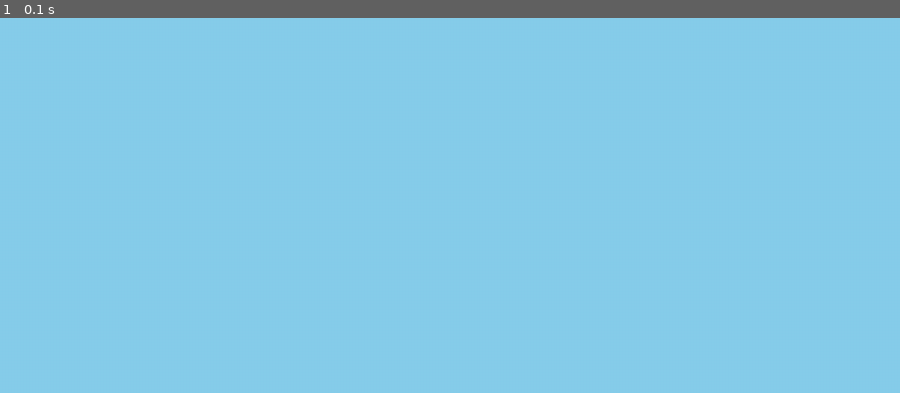
Above: before the commit, frame 1.
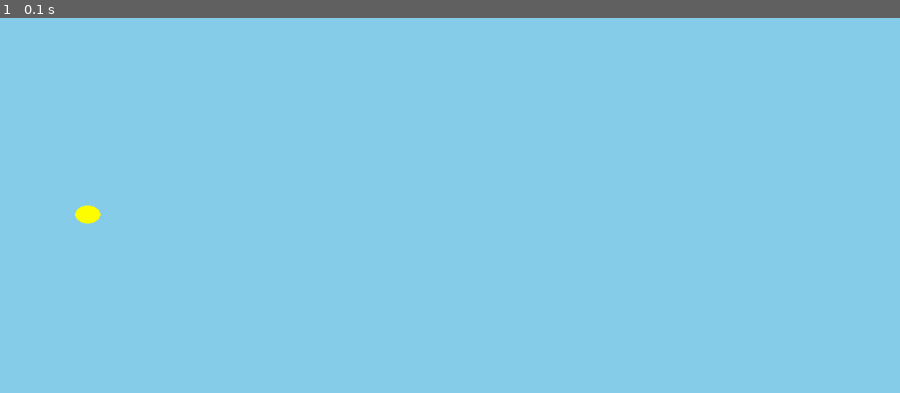
Above: after the commit, the same moment.

Repository: SALMANUDDIN-TALHA-MOHD/flappy-bird-pygame
Game: pygame game, started from run_game.py
Two runs of this game, one before a commit and one after it. Both use one fixed random seed, a clock stepped at 60 frames per second and the inputs below.
Inputs:
- Up to frame 1 (0.1 s): no input

The runs differ from the first frame. In frame 1, 0.1% of the frame differs, in the area x 8-12%, y 49-55%.

Commit message:
Integrate Bird class into main game loop

Diff:
--- a/src/main.py
+++ b/src/main.py
@@ -1,5 +1,6 @@
 import pygame
 import sys
+from bird import Bird
 
 # Initialize Pygame
 pygame.init()
@@ -19,6 +20,9 @@
 
 def main():
     """Main game loop"""
+    # Create bird object
+    bird = Bird(100, SCREEN_HEIGHT // 2)
+
     running = True
 
     while running:
@@ -29,6 +33,9 @@
 
         # Fill background
         screen.fill(SKY_BLUE)
+
+        # Draw bird
+        bird.draw(screen)
 
         # Update display
         pygame.display.flip()
